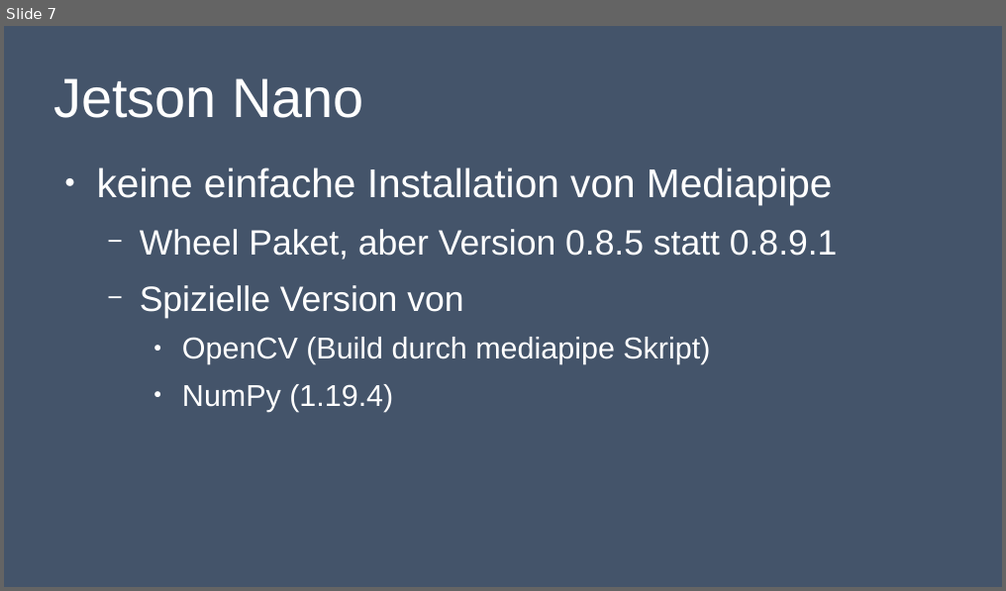
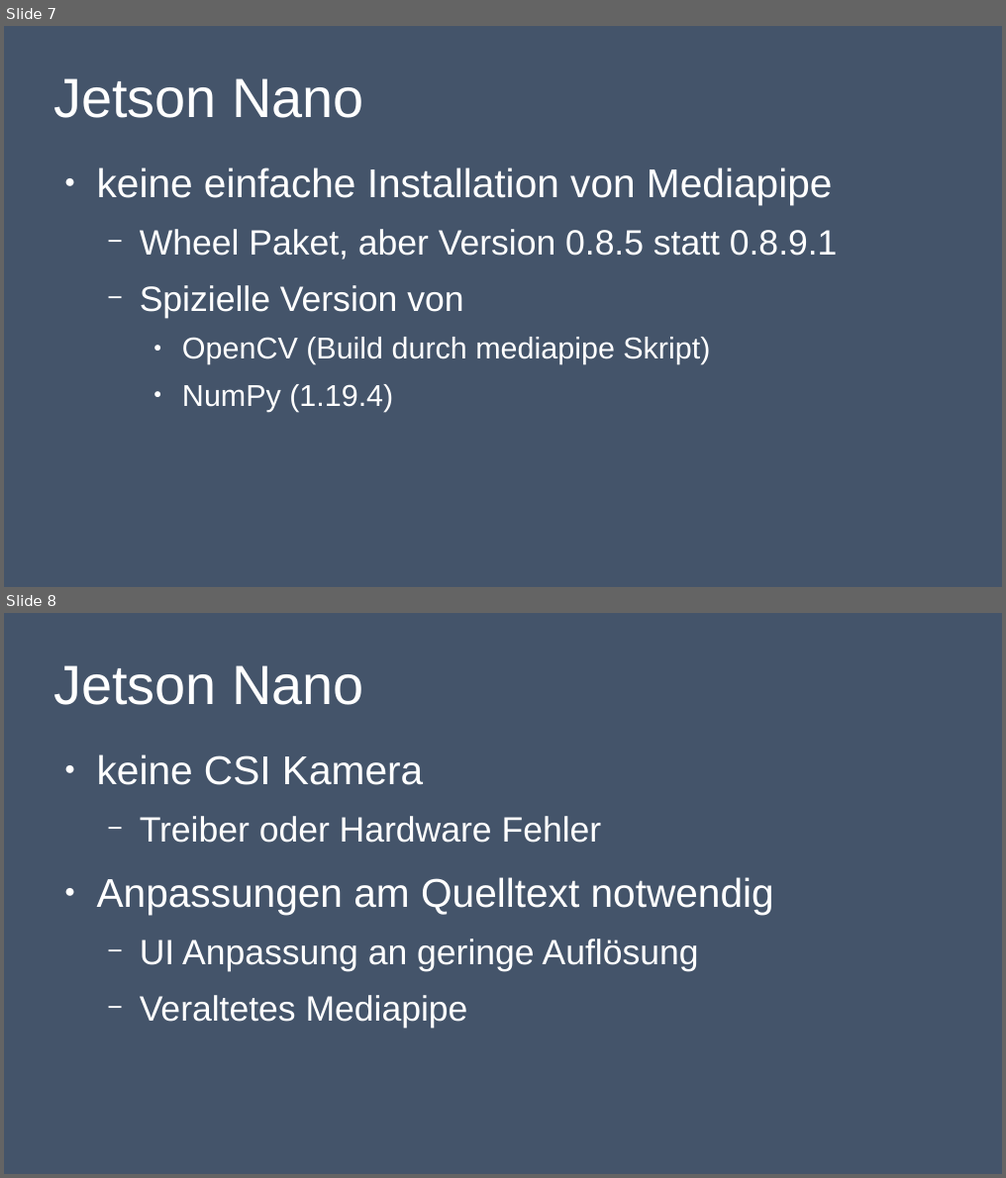
Before and after one commit to lukas-haupt/OpenCV-Whiteboard, a slide deck: Presentations/opencv-whiteboard-presentation_end.odp. Shown one above the other, each under a label of ours: slide 7 before the commit, slides 7 and 8 after it. The pictures are 1006x591 and 1006x1178 pixels, drawn with LibreOffice and Linux fonts; fonts in the diff are those of the drawing. Boxes give left, top, right and bottom in pixels: in the first picture for what was removed or moved away, otherwise in the second. Text is boxed around its words. In the diff, an @@ line names an element or a change of style, - is before the commit and + after.

```diff
--- a/Presentations/opencv-whiteboard-presentation_end.odp
+++ b/Presentations/opencv-whiteboard-presentation_end.odp
@@ slide 8 added at (4, 613, 1002, 1174), background #44546A @@
@@ title added at (54, 665, 364, 705), 44 pt, text #FFFFFF @@
+Jetson Nano
@@ text added at (97, 755, 774, 1028), 28 pt, text #FFFFFF @@
+● keine CSI Kamera
+  − Treiber oder Hardware Fehler
+● Anpassungen am Quelltext notwendig
+  − UI Anpassung an geringe Auflösung
+  − Veraltetes Mediapipe
```
Also in this commit, not shown: 4 slides changed.
